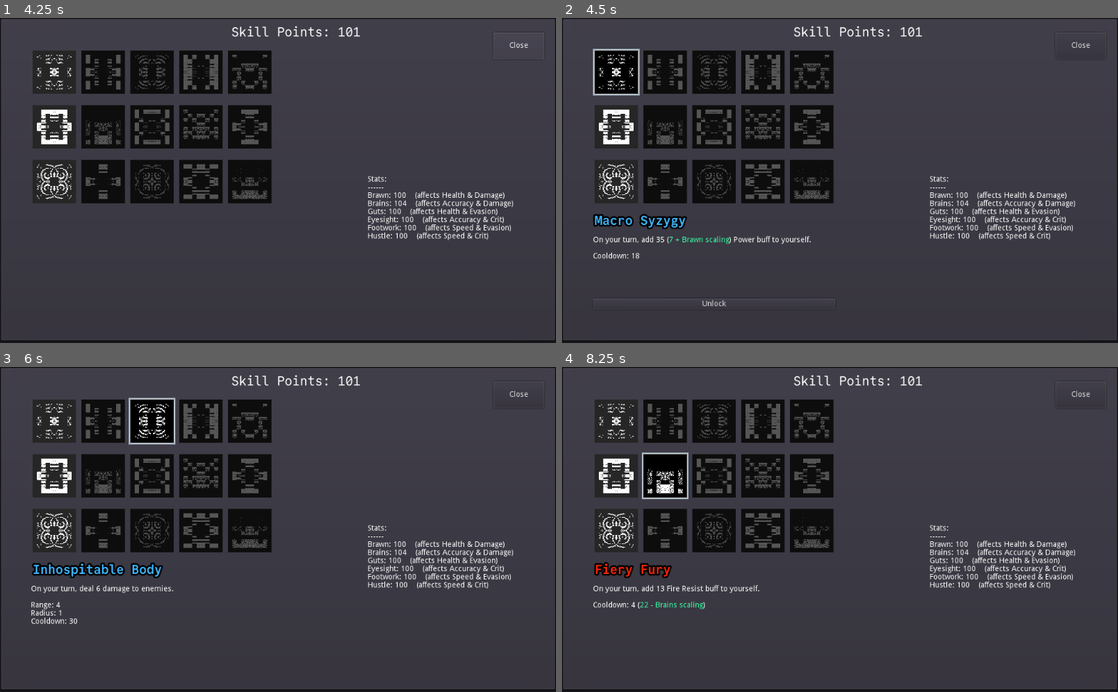
Above: before the commit, frames 1-4 (two rows, left to right).
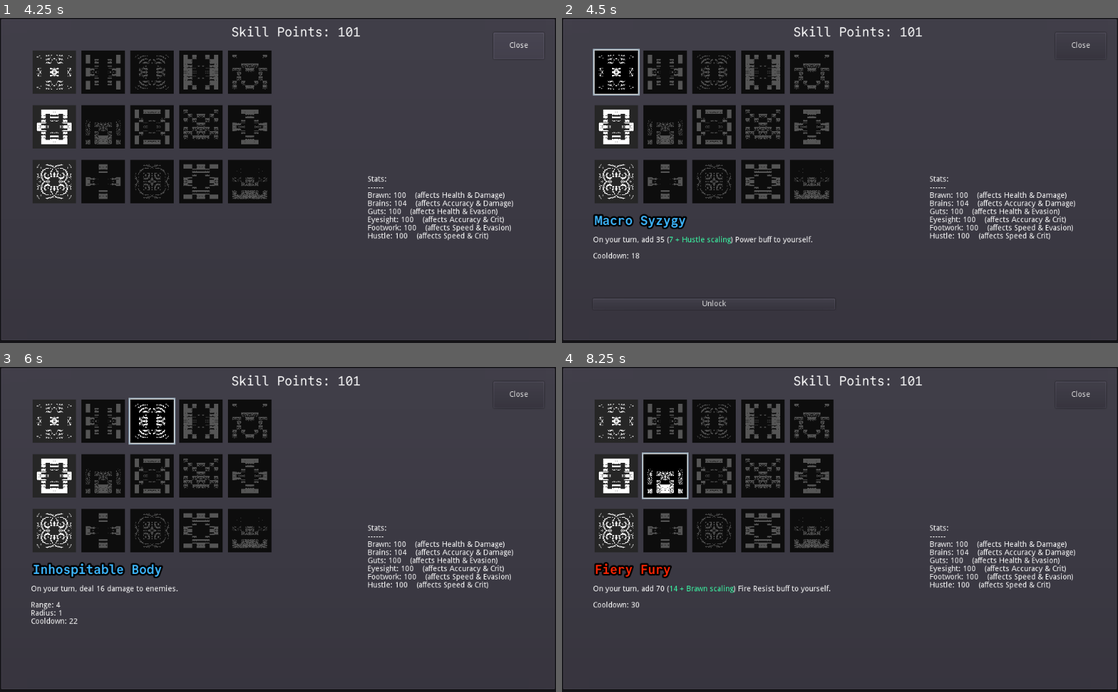
Above: after the commit, the same moments.

Repository: redxaxder/7DRL2024
Game: Godot game, scene res://main.tscn
Same seed, same stepped clock (60 frames per second), same inputs: the game is played once before the commit and once after it.
Inputs (mouse positions are in pixels of both pictures, inside the frame that each line leads up to):
- Up to frame 1 (4.25 s): click (428, 317) at 0.5 s; tap Enter (return) at 1.25, 2.85 s; move the mouse to (278, 180) at 1.27 s; hold D (right) 1.28-2 s; hold Enter (return) 1.28-2 s; click (278, 180) at 1.42 s; click (483, 24) at 2 s; tap Space (toggle) at 2.75 s; move the mouse to (166, 196) at 2.77 s; hold S (down) 2.78-3.5 s; click "Skill Tree" at 3.5 s
- Up to frame 2 (4.5 s): click (617, 73) at 4.27 s
- Up to frame 3 (6 s): click (105, 422) at 5.02 s; click (150, 422) at 5.77 s
- Up to frame 4 (8.25 s): click (762, 422) at 6.52 s; click (812, 422) at 7.27 s; click (667, 477) at 8.02 s

Frame 1 is identical in both runs. In frame 2, 0.3% of the frame differs, in the area x 21-45%, y 67-70%; in frame 3, 0.2%; in frame 4, 0.5%, in the area x 12-49%, y 67-75%.

Commit message:
ability gen tweaks

Diff:
--- a/data/encounter/EncounterDriver.gd
+++ b/data/encounter/EncounterDriver.gd
@@ -150,14 +150,15 @@
 	var targets: Array = []
 	var dirs = []
 	use_seeded_rng()
-	actor.actions.shuffle()
-	for ability in actor.actions:
-		assert(ability.activation.trigger == SkillsCore.Trigger.Action)
-		var atarget = EncounterCore.get_ability_target(cur_state, actor, ability)
-		if atarget == Vector2.INF: continue
-		var ab_evt = EncounterCore.use_ability(actor, atarget, ability, current_time)
-		if ab_evt.size() > 0:
-			return ab_evt
+	if randf() < 0.9:
+		actor.actions.shuffle()
+		for ability in actor.actions:
+			assert(ability.activation.trigger == SkillsCore.Trigger.Action)
+			var atarget = EncounterCore.get_ability_target(cur_state, actor, ability)
+			if atarget == Vector2.INF: continue
+			var ab_evt = EncounterCore.use_ability(actor, atarget, ability, current_time)
+			if ab_evt.size() > 0:
+				return ab_evt
 
 	cardinal.shuffle()
 	diagonal.shuffle()
--- a/data/skills/Skill.gd
+++ b/data/skills/Skill.gd
@@ -135,8 +135,9 @@
 		var num_mods = 0
 
 		if rng.randf() < 0.3:
-			num_rolls += 4
-		elif rng.randf() < 0.4:
+			num_rolls += 5
+			power *= 2.5
+		elif rng.randf() < 0.3:
 			num_rolls += 1
 			num_mods = 1
 		else:
@@ -144,11 +145,15 @@
 
 		a.modifiers = []
 		for _i in num_mods:
-			var mod_param = mod_table[rng.randi() % n]
+			var mod_param = Ability.ModParam.Power
+			if _i > 0:
+				mod_param = mod_table[rng.randi() % n]
 			var mod_stat = rng.randi() % 6
-			if a.modifiers.size() > 0 and a.modifiers[0].modified_param == mod_param:
-				num_rolls += 1
-				break
+			if a.modifiers.size() > 0:
+				if a.modifiers[0].modified_param == mod_param \
+				or a.modifiers[0].modifier_stat == mod_stat:
+					num_rolls += 1
+					break
 			a.modifiers.append(Ability.mod(mod_stat, mod_param, 4))
 
 		for _i in num_rolls:
